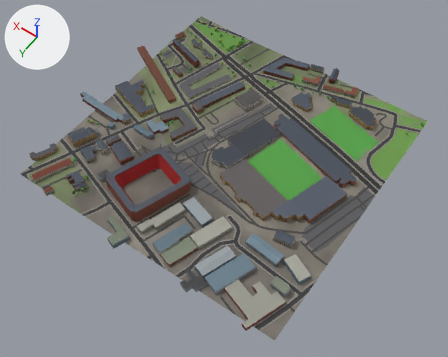
A saved change to the glTF model glasgow-subway/data/city/city_2_6.glb.
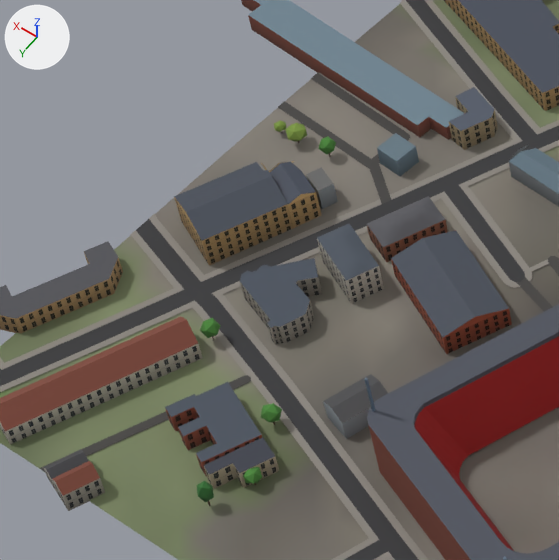
The first picture shows the older version from a camera (50 mm lens) standing at (-2747.0, -175.0, 817.0) and looking at (-2368.0, -706.0, -17.0). The close-ups show the older and then the newer version on the part from 7% to 32% of the width and 27% to 58% of the height of that picture. Only the edits that show in the close-ups are written down. Lighting does not change. The marker at upper left points along +X, +Y and +Z. Where no turn or scale is listed for an object, it has been applied to the vertices. Vertices at exactly the same position are counted once.

The first close-up shows 'buildings_2_6', 'landmarks_ibrox_stadium', 'roads_2_6', 'terrain_2_6' and 7 more.
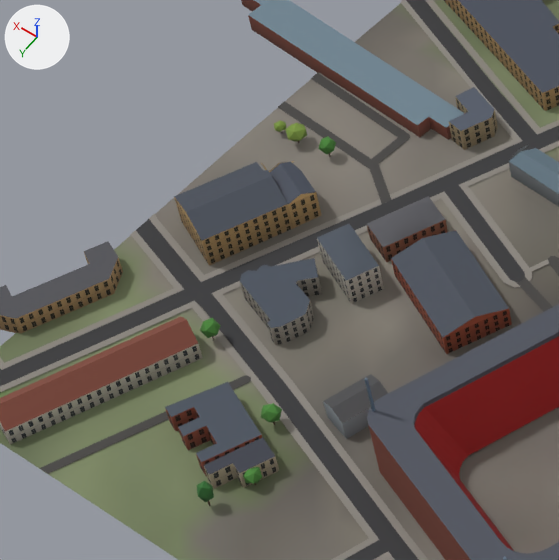
Changed parts and their boxes (x1, y1, x2, y2) in the close-ups (559 x 560 px):
'buildings_2_6', reshaped: before (0, 0, 559, 511); after (0, 0, 559, 489)
'roads_2_6', moved: (0, 0, 559, 560) in both
part 1 of me_buildings_2_6, deleted: before (52, 461, 105, 511)
part 2 of me_buildings_2_6, deleted: before (44, 449, 88, 494)
part 3 of me_buildings_2_6, deleted (blue): before (377, 133, 419, 176)
part 4 of me_buildings_2_6, deleted: before (306, 167, 338, 209)

The change, as a list of edits to the scene's bpy script:
```text
Change mat_mat_wall_stone:
    add n5 = _N.new('ShaderNodeMapping'); n5.name = 'Mapping'
    add n5.inputs[1].default_value = (0.0, -64.0, 0.0)  # 'Location'
    add n5.inputs[3].default_value = (128.0, 128.0, 1.0)  # 'Scale'
    add n6 = _N.new('ShaderNodeUVMap'); n6.name = 'UV Map'
    add n6.uv_map = 'UVMap'
    where n4 = _N.new('ShaderNodeTexImage'); n4.name = 'Image Texture'
    add _L.new(n5.outputs[0], n4.inputs[0])  # 'Vector' to 'Vector'
    add _L.new(n6.outputs[0], n5.inputs[0])  # 'UV' to 'Vector'
Change me_buildings_2_6:
    used by ob_buildings_2_6; location = (-2322.5, -748.5, 19.7)
    remove me_buildings_2_6.from_pydata(...)  # 1385 vertices, 1803 faces; spans x -269.0..269.0, y -266.0..266.0, z -12.0..12.0
    add me_buildings_2_6.from_pydata(...)  # 1031 vertices, 1322 faces; spans x -269.0..269.0, y -266.0..266.0, z -12.0..12.0
    me_buildings_2_6 part 1: the loose piece of 11 vertices spanning x 150.0..162.0, y 240.0..255.0, z -11.0..0.0 is deleted
    me_buildings_2_6 part 2: the loose piece of 10 vertices spanning x 158.0..170.0, y 237.0..252.0, z -11.0..-2.0 is deleted
    me_buildings_2_6 part 3: the loose piece of 8 vertices spanning x 164.0..175.0, y 77.0..86.0, z -10.0..-2.0 is deleted
    me_buildings_2_6 part 4: the loose piece of 8 vertices spanning x 175.0..185.0, y 104.0..113.0, z -11.0..-1.0 is deleted
    other edits to the shape of me_buildings_2_6 do not show in these pictures
```
